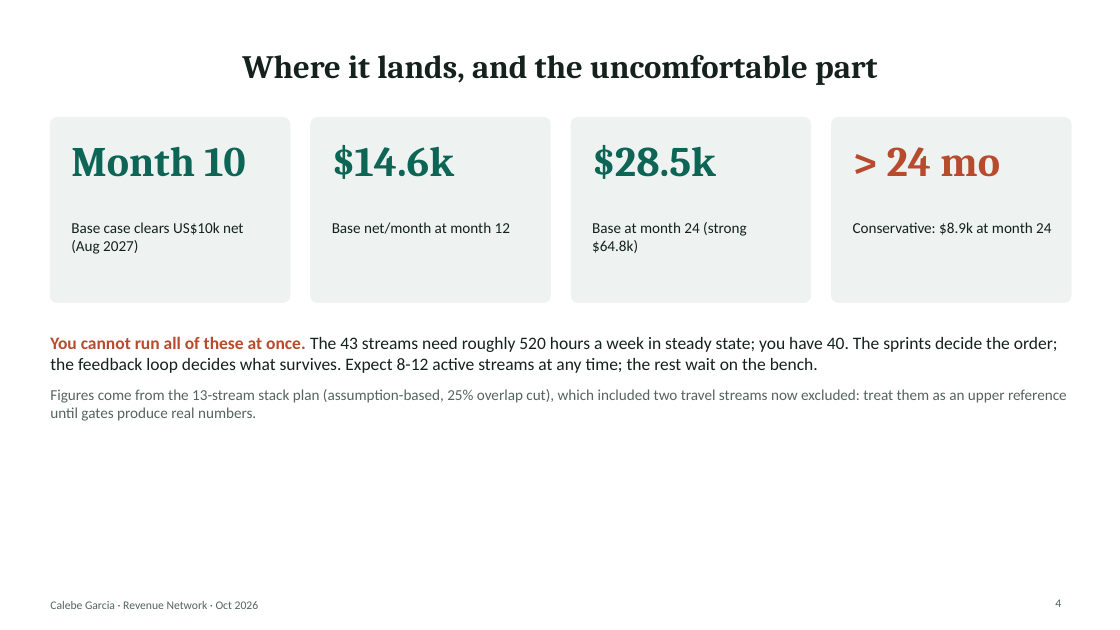
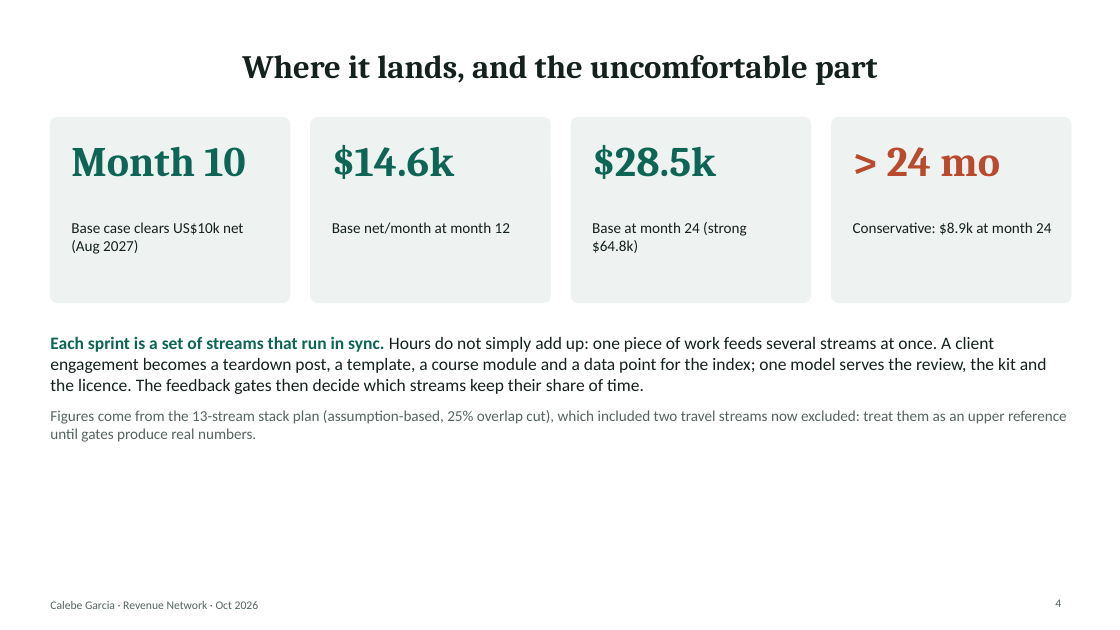
Before and after one commit to algarcalebe-web/legendary-bassoon, a slide deck: slide 4 of research/Calebe_Revenue_Network.pptx. Drawn at 1120x630 pixels with LibreOffice and Linux fonts; fonts in the diff are those of the drawing. Boxes give left, top, right and bottom in pixels: in the first picture for what was removed or moved away, otherwise in the second. Text is boxed around its words. In the diff, an @@ line names an element or a change of style, - is before the commit and + after.

```diff
--- a/research/Calebe_Revenue_Network.pptx
+++ b/research/Calebe_Revenue_Network.pptx
@@ text at [50, 336, 1047, 394]: text changed @@
-You cannot run all of these at once. The 43 streams need roughly 520 hours a week in steady state; you have 40. The sprints decide the order; the feedback loop decides what survives. Expect 8-12 active streams at any time; the rest wait on the bench.
+Each sprint is a set of streams that run in sync. Hours do not simply add up: one piece of work feeds several streams at once. A client engagement becomes a teardown post, a template, a course module and a data point for the index; one model serves the review, the kit and the licence. The feedback gates then decide which streams keep their share of time.
```
Also in this commit, not shown: 104 other slides changed, 16 slides added, 2 slides removed, 2 other files.
